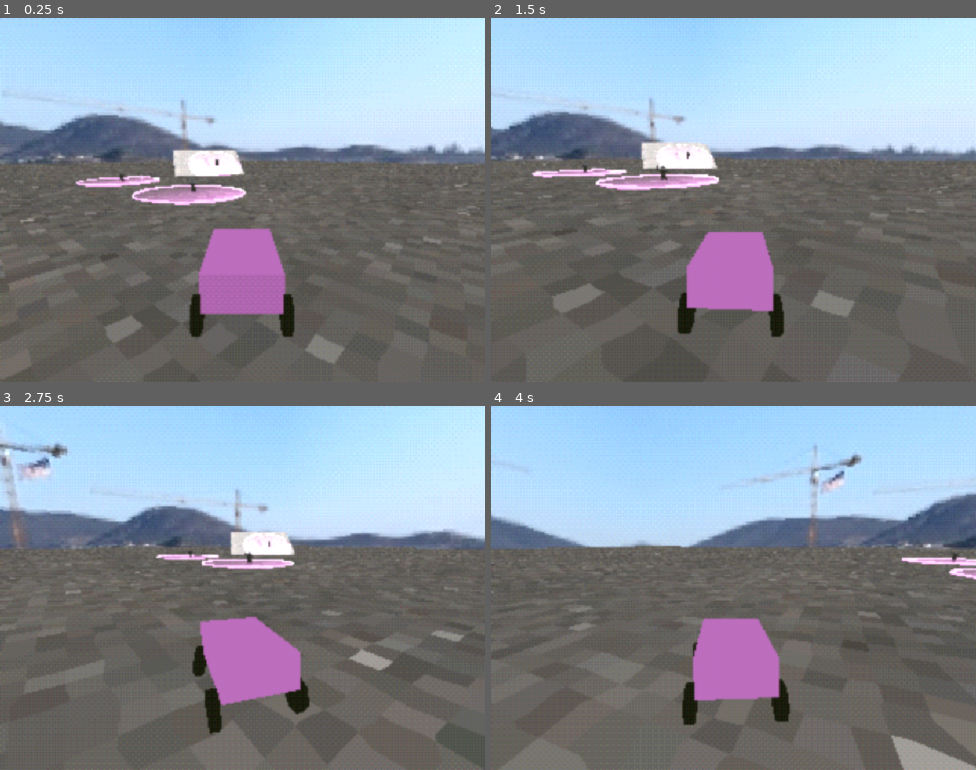
Above: before the commit, frames 1-4 (two rows, left to right).
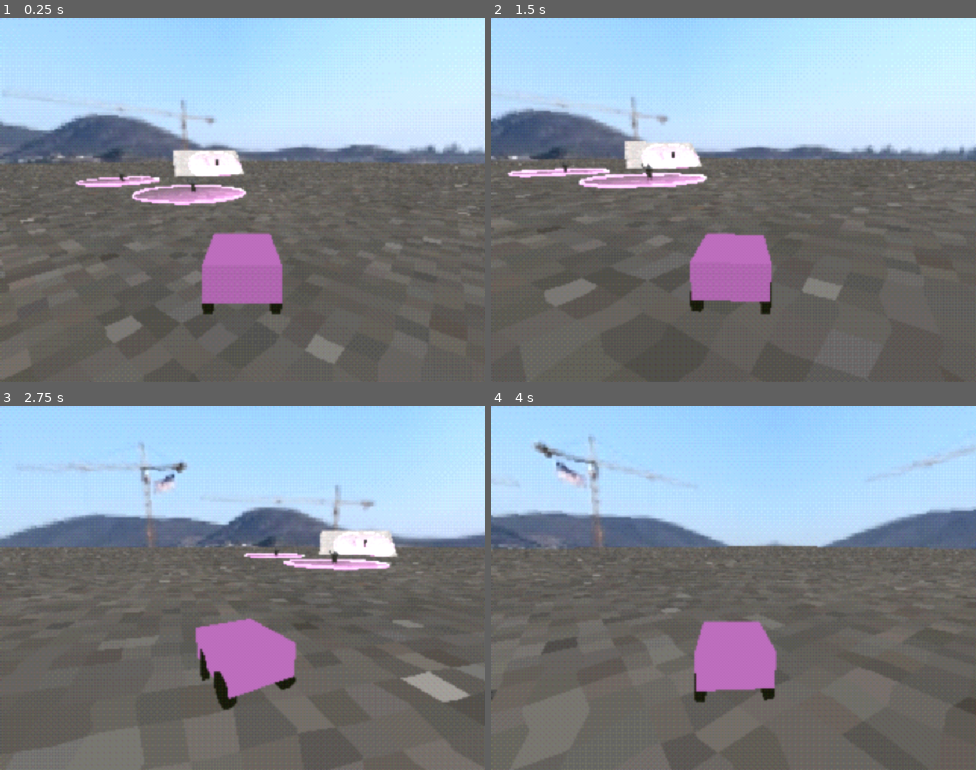
Above: after the commit, the same moments.

Repository: Walfalcon/NormalTaxi
Game: Godot game, scene res://shaders/PostProcessing.tscn
Two runs of this game, one before a commit and one after it. Both use one fixed random seed, a clock stepped at 60 frames per second and the inputs below.
Inputs:
- Up to frame 1 (0.25 s): no input
- Up to frame 2 (1.5 s): hold D (Right) 0.53-1.28 s; tap J (Gas) at 0.6, 1.35 s; hold K (Brake) from 1.28 s (still down)
- Up to frame 3 (2.75 s): release K (Brake) at 2.03 s; hold D (Right) from 2.03 s (still down); tap J (Gas) at 2.1 s
- Up to frame 4 (4 s): tap J (Gas) at 2.85, 3.6 s; release D (Right) at 3.53 s; hold A (Left) from 3.53 s (still down)

The runs differ from the first frame. In frame 1, 1.5% of the frame differs, in the area x 39-61%, y 57-88%; in frame 2, 7.3%; in frame 3, 14%, in the area x 0-100%, y 0-100%; in frame 4, 14%.

Commit message:
added vscode, modified car variables, made passengers interact with slopes properly

Diff:
--- a/Game/GameObjects/Passenger/passenger.gd
+++ b/Game/GameObjects/Passenger/passenger.gd
@@ -42,12 +42,14 @@
 	if dodging or (distance_to_player < 3.0 and GameVariables.current_player.speed > 8.0):
 		if not dodging:
 			var dodge_direction: Vector3 = passenger_base.position - to_local(GameVariables.current_player.global_position)
-			dodge_direction = dodge_direction.slide(normal).normalized()
-			dodge_target = passenger_base.position + dodge_direction * dodge_distance
+			dodge_direction.y = 0.0 ## Flatten the dodge_direction vector
+			dodge_direction = dodge_direction.normalized() * dodge_distance ## and set it to the proper length
+			dodge_target = passenger_base.position + dodge_direction
 			if dodge_target.length() > radius:
-				dodge_target = dodge_target.normalized() * radius
-				if passenger_base.position.distance_to(dodge_target) < 3.0:
-					dodge_target = -dodge_target
+				if dodge_target.length() > radius + 4.0:
+					dodge_target = - dodge_target
+				else:
+					dodge_target = dodge_target.normalized() * radius
 			dodging = true
 		passenger_base.position = passenger_base.position.move_toward(dodge_target, dodge_speed * delta)
 		if passenger_base.position == dodge_target:
--- a/Game/Player/PlayerCustom.tscn
+++ b/Game/Player/PlayerCustom.tscn
@@ -11,11 +11,11 @@
 point_count = 5
 
 [sub_resource type="BoxShape3D" id="BoxShape3D_53tn2"]
-size = Vector3(1.2, 0.6, 2)
+size = Vector3(1.2, 0.6, 1.5)
 
 [sub_resource type="BoxMesh" id="BoxMesh_q1h0l"]
 material = ExtResource("2_rg7h5")
-size = Vector3(1.2, 0.6, 2)
+size = Vector3(1.2, 0.6, 1.5)
 
 [sub_resource type="CylinderMesh" id="CylinderMesh_rg7h5"]
 material = ExtResource("4_utgh1")
@@ -27,7 +27,7 @@
 [node name="PlayerCustom" type="RigidBody3D" node_paths=PackedStringArray("tires")]
 mass = 25.0
 center_of_mass_mode = 1
-center_of_mass = Vector3(0, -0.5, -1)
+center_of_mass = Vector3(0, 0, -0.2)
 linear_damp_mode = 1
 angular_damp_mode = 1
 script = ExtResource("1_7i5uh")
@@ -49,15 +49,14 @@
 
 [node name="TireFrontLeft" type="RayCast3D" parent="." node_paths=PackedStringArray("tire_model")]
 unique_name_in_owner = true
-transform = Transform3D(1, 0, 0, 0, 1, 0, 0, 0, 1, -0.677, 0.05, -0.75)
+transform = Transform3D(1, 0, 0, 0, 1, 0, 0, 0, 1, -0.55, 0.05, -0.45)
 enabled = false
 target_position = Vector3(0, -0.4, 0)
 script = ExtResource("3_rg7h5")
-target_offset = 0.45
+target_offset = 0.3
 spring_strength = 2800.0
 damping = 90.0
 ray_overextend = 0.25
-tire_grip = 1.2
 steering = true
 driven = false
 tire_model = NodePath("TireMesh")
@@ -68,15 +67,14 @@
 
 [node name="TireFrontRight" type="RayCast3D" parent="." node_paths=PackedStringArray("tire_model")]
 unique_name_in_owner = true
-transform = Transform3D(1, 0, 0, 0, 1, 0, 0, 0, 1, 0.677, 0.05, -0.75)
+transform = Transform3D(1, 0, 0, 0, 1, 0, 0, 0, 1, 0.55, 0.05, -0.45)
 enabled = false
 target_position = Vector3(0, -0.4, 0)
 script = ExtResource("3_rg7h5")
-target_offset = 0.45
+target_offset = 0.3
 spring_strength = 2800.0
 damping = 90.0
 ray_overextend = 0.25
-tire_grip = 1.2
 steering = true
 driven = false
 tire_model = NodePath("TireMesh")
@@ -87,15 +85,14 @@
 
 [node name="TireBackLeft" type="RayCast3D" parent="." node_paths=PackedStringArray("tire_model")]
 unique_name_in_owner = true
-transform = Transform3D(1, 0, 0, 0, 1, 0, 0, 0, 1, -0.677, 0.05, 0.75)
+transform = Transform3D(1, 0, 0, 0, 1, 0, 0, 0, 1, -0.55, 0.05, 0.45)
 enabled = false
 target_position = Vector3(0, -0.4, 0)
 script = ExtResource("3_rg7h5")
-target_offset = 0.45
+target_offset = 0.3
 spring_strength = 2800.0
 damping = 90.0
 ray_overextend = 0.25
-tire_grip = 1.2
 tire_model = NodePath("TireMesh")
 
 [node name="TireMesh" type="MeshInstance3D" parent="TireBackLeft"]
@@ -104,15 +101,14 @@
 
 [node name="TireBackRight" type="RayCast3D" parent="." node_paths=PackedStringArray("tire_model")]
 unique_name_in_owner = true
-transform = Transform3D(1, 0, 0, 0, 1, 0, 0, 0, 1, 0.677, 0.05, 0.75)
+transform = Transform3D(1, 0, 0, 0, 1, 0, 0, 0, 1, 0.55, 0.05, 0.45)
 enabled = false
 target_position = Vector3(0, -0.4, 0)
 script = ExtResource("3_rg7h5")
-target_offset = 0.45
+target_offset = 0.3
 spring_strength = 2800.0
 damping = 90.0
 ray_overextend = 0.25
-tire_grip = 1.2
 tire_model = NodePath("TireMesh")
 
 [node name="TireMesh" type="MeshInstance3D" parent="TireBackRight"]
